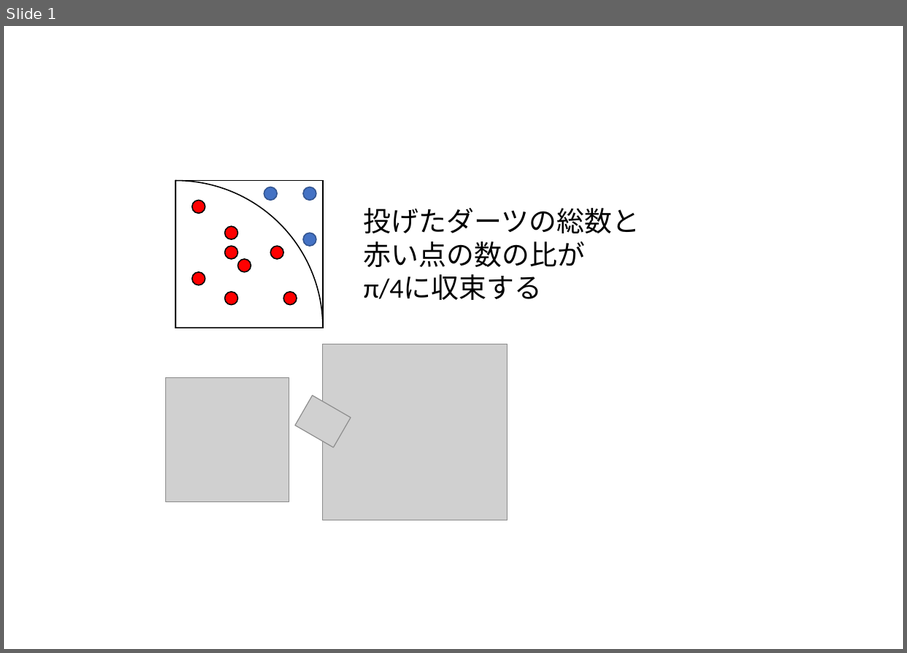
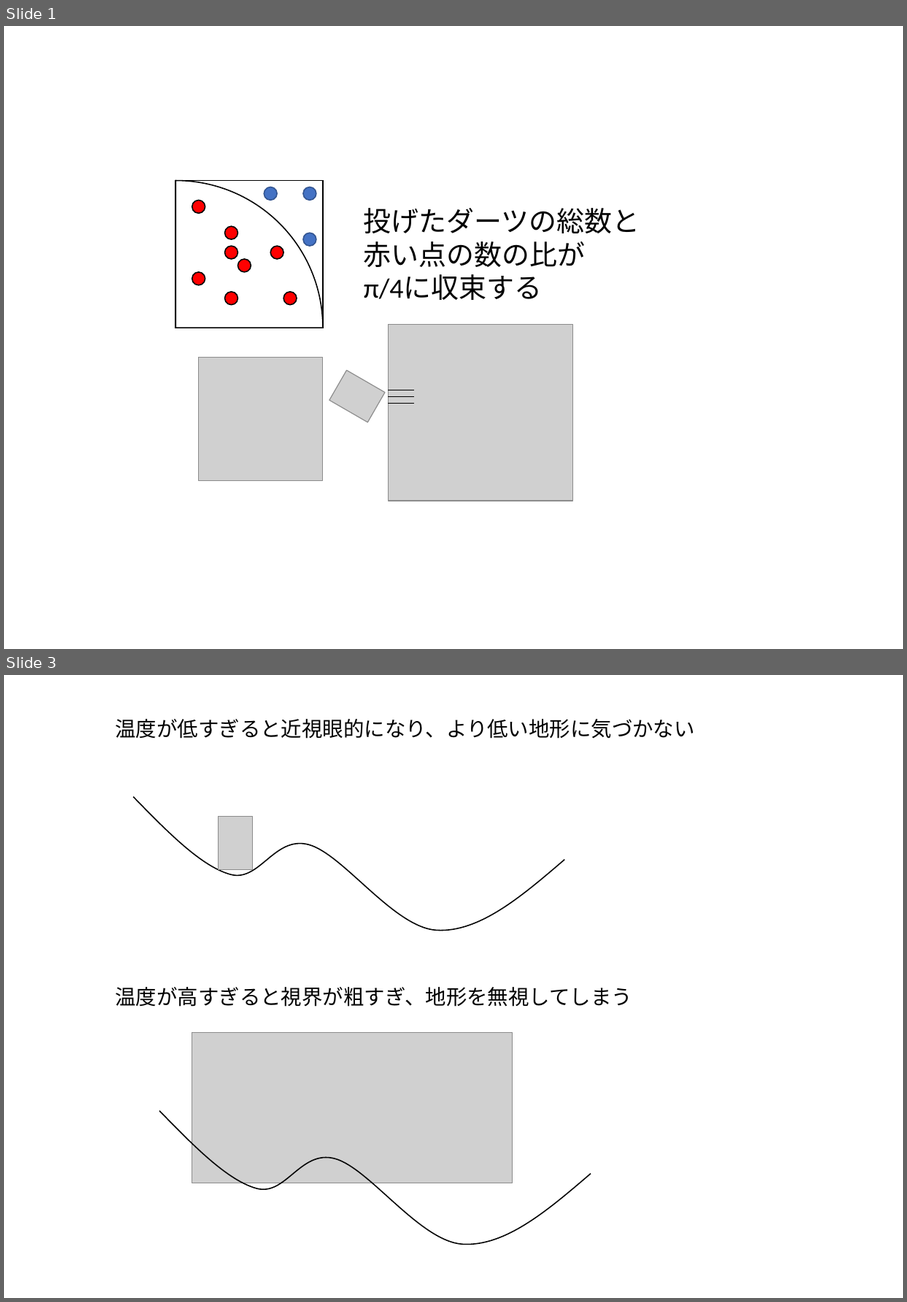
Before and after one commit to kaityo256/sudoku_report, a slide deck: img/fig.pptx. Shown one above the other, each under a label of ours: slide 1 before the commit, slides 1 and 3 after it; the slides between them are not shown. The pictures are 907x653 and 907x1302 pixels, drawn with LibreOffice and Linux fonts; fonts in the diff are those of the drawing; grey boxes stand for pictures. Boxes give left, top, right and bottom in pixels: in the first picture for what was removed or moved away, otherwise in the second. Text is boxed around its words. In the diff, an @@ line names an element or a change of style, - is before the commit and + after.

```diff
--- a/img/fig.pptx
+++ b/img/fig.pptx
@@ slide 3 added at (x1=4, y1=675, x2=903, y2=1298), background #FFFFFF @@
@@ text added at (x1=116, y1=719, x2=695, y2=739), 18 pt, text #000000 @@
+温度が低すぎると近視眼的になり、より低い地形に気づかない
@@ freeform shape added at (x1=133, y1=797, x2=565, y2=931), outline #000000 1 pt @@
@@ picture added at (x1=218, y1=816, x2=252, y2=869) @@
@@ text added at (x1=116, y1=987, x2=633, y2=1006), 18 pt, text #000000 @@
+温度が高すぎると視界が粗すぎ、地形を無視してしまう
@@ picture added at (x1=192, y1=1032, x2=513, y2=1182) @@
@@ freeform shape added at (x1=159, y1=1111, x2=591, y2=1244), outline #000000 1 pt @@
@@ slide 1 changed as well @@
@@ picture moved from (x1=323, y1=344, x2=507, y2=520) to (x1=389, y1=324, x2=573, y2=500) @@
@@ picture moved from (x1=166, y1=378, x2=289, y2=502) to (x1=199, y1=357, x2=323, y2=481) @@
@@ picture moved from (x1=295, y1=395, x2=351, y2=447) to (x1=330, y1=371, x2=385, y2=422) @@
@@ line added from (389, 390) to (414, 390), #000000 0.5 pt @@
@@ line added from (389, 396) to (414, 396), #000000 0.5 pt @@
@@ line added from (389, 403) to (414, 403), #000000 0.5 pt @@
```
Also in this commit, not shown: 1 other slide added, 4 other files.
